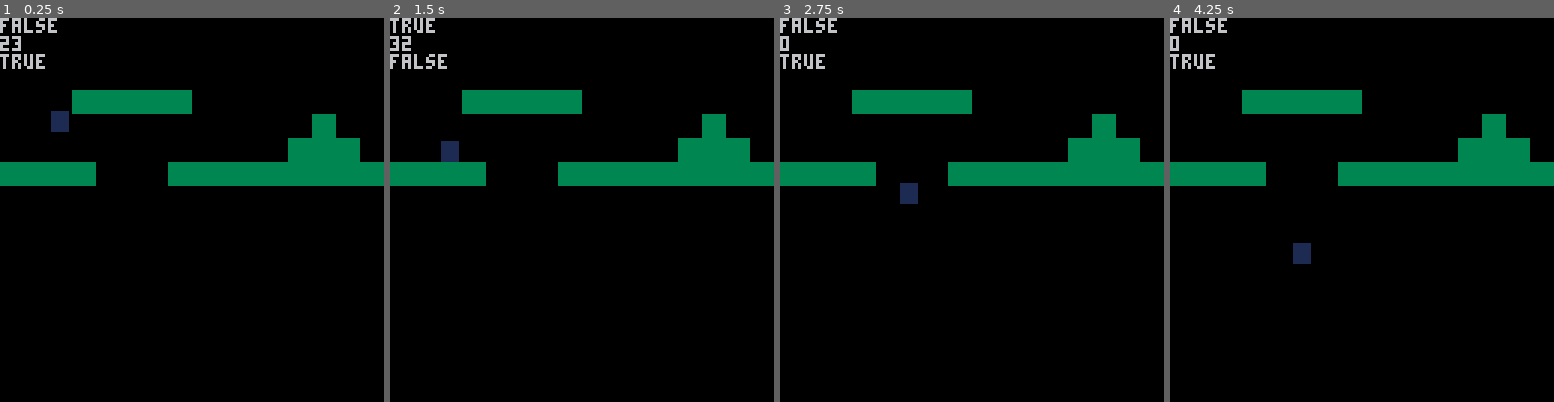
Above: before the commit, frames 1-4 (left to right).
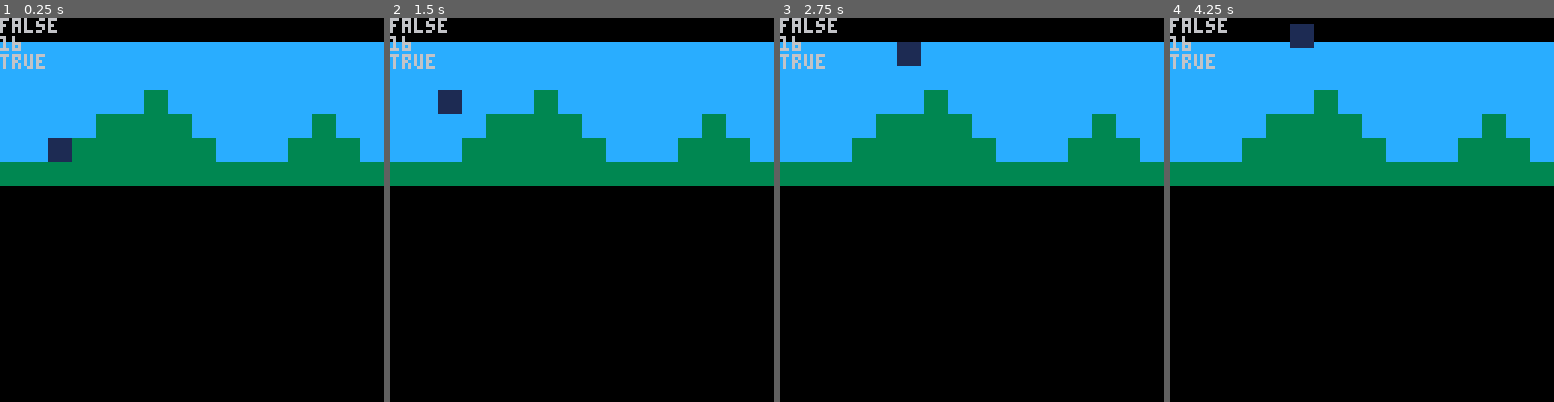
Above: after the commit, the same moments.

Repository: alainpuron/pico-8
Game: PICO-8 cartridge jumping_flag.p8
Same seed, same stepped clock (60 frames per second), same inputs: the game is played once before the commit and once after it.
Inputs:
- Up to frame 1 (0.25 s): no input
- Up to frame 2 (1.5 s): tap X (X key) at 0.33, 1.07 s
- Up to frame 3 (2.75 s): hold Right 1.6-2.1 s; tap X (X key) at 1.85 s; hold Up 2.15-2.42 s; hold Right from 2.47 s (still down)
- Up to frame 4 (4.25 s): tap X (X key) at 2.97, 4.08 s; release Right at 3.03 s; hold Left 3.08-3.58 s; hold Down 3.63-3.97 s; hold Right from 4.02 s (still down)

The runs differ from the first frame. In frame 1, 30% of the frame differs, in the area x 0-100%, y 4-44%; in frame 2, 30%; in frame 3, 30%; in frame 4, 31%, in the area x 0-100%, y 1-65%.

Commit message:
Add files via upload

Diff:
--- a/jumping_flag.p8
+++ b/jumping_flag.p8
@@ -52,10 +53,10 @@
 
 -- what tile is it?
 
-function is_tile(tile_type,x,y)
+function is_tile(tile_type,x,y,x2,y2)
 
 		-- what spr is the tile
-		tile =	mget(x,y)
+		tile =	mget(x,y,x2,y2)
 
 		-- tile has flag
 		has_flag = fget(tile,tile_type)
@@ -71,19 +72,22 @@
 
 function can_move(x,y)
 
+	x=plr.x + 7 / 8
+	y=plr.y + 7 / 8
+	x2 =flr(plr.x + 16) / 8
 	-- tile is not wall
-	return not is_tile(wall,x,y)
+	return not is_tile(wall,x,y,x2,y2)
 
 end
 
+
 function gravity(plr)
 
-		lastx = flr(plr.x + 8 / 8)
-		lasty =flr(plr.y + 8 / 8)
 
-		if can_move(lastx,lasty) then
-	 	plr.y+=0.1
-		end
+	-- check if both bottom corners can move down
+	if can_move() then
+		plr.y += 0.1
+	end
 
 end
 -->8
@@ -94,7 +98,7 @@
  -- player table
 	plr={}
 	plr.x = 2
-	plr.y	=	3
+	plr.y	=	5
 	plr.jump = 1/2
 	plr.speed = 1/8
 	plr.sp = 0
@@ -104,7 +108,7 @@
 
 function player_update()
 	move(plr)
-	gravity(plr)
+--	gravity(plr)
 end
 
 function player_draw()
@@ -119,6 +123,8 @@
 
 	if (btn(⬅️)) plr.x-=plr.speed
 	if (btn(➡️)) plr.x+=plr.speed
+	if (btn(⬆️)) plr.y-=plr.speed
+	if (btn(⬇️)) plr.y+=plr.speed
 	if(btn(❎)) plr.y-=plr.jump
 
 
@@ -133,22 +139,22 @@
 
 
 __gfx__
-00000000000000000000000000000000000000000000000000000000000000000000000000000000000000000000000000000000000000000000000000000000
-01111110000000000000000000000000000000000000000000000000000000000000000000000000000000000000000000000000000000000000000000000000
-01111110000000000000000000000000000000000000000000000000000000000000000000000000000000000000000000000000000000000000000000000000
-01111110000000000000000000000000000000000000000000000000000000000000000000000000000000000000000000000000000000000000000000000000
-01111110000000000000000000000000000000000000000000000000000000000000000000000000000000000000000000000000000000000000000000000000
-01111110000000000000000000000000000000000000000000000000000000000000000000000000000000000000000000000000000000000000000000000000
-01111110000000000000000000000000000000000000000000000000000000000000000000000000000000000000000000000000000000000000000000000000
-01111110000000000000000000000000000000000000000000000000000000000000000000000000000000000000000000000000000000000000000000000000
-00000000000000000000000000000000000000000000000000000000000000000000000000000000000000000000000000000000000000000000000000000000
-00000000000000000000000000000000000000000000000000000000000000000000000000000000000000000000000000000000000000000000000000000000
-00000000000000000000000000000000000000000000000000000000000000000000000000000000000000000000000000000000000000000000000000000000
-00000000000000000000000000000000000000000000000000000000000000000000000000000000000000000000000000000000000000000000000000000000
-00000000000000000000000000000000000000000000000000000000000000000000000000000000000000000000000000000000000000000000000000000000
-00000000000000000000000000000000000000000000000000000000000000000000000000000000000000000000000000000000000000000000000000000000
-00000000000000000000000000000000000000000000000000000000000000000000000000000000000000000000000000000000000000000000000000000000
-00000000000000000000000000000000000000000000000000000000000000000000000000000000000000000000000000000000000000000000000000000000
+11111111000000000000000000000000000000000000000000000000000000000000000000000000000000000000000000000000000000000000000000000000
+11111111000000000000000000000000000000000000000000000000000000000000000000000000000000000000000000000000000000000000000000000000
+11111111000000000000000000000000000000000000000000000000000000000000000000000000000000000000000000000000000000000000000000000000
+11111111000000000000000000000000000000000000000000000000000000000000000000000000000000000000000000000000000000000000000000000000
+11111111000000000000000000000000000000000000000000000000000000000000000000000000000000000000000000000000000000000000000000000000
+11111111000000000000000000000000000000000000000000000000000000000000000000000000000000000000000000000000000000000000000000000000
+11111111000000000000000000000000000000000000000000000000000000000000000000000000000000000000000000000000000000000000000000000000
+11111111000000000000000000000000000000000000000000000000000000000000000000000000000000000000000000000000000000000000000000000000
+cccccccc000000000000000000000000000000000000000000000000000000000000000000000000000000000000000000000000000000000000000000000000
+cccccccc000000000000000000000000000000000000000000000000000000000000000000000000000000000000000000000000000000000000000000000000
+cccccccc000000000000000000000000000000000000000000000000000000000000000000000000000000000000000000000000000000000000000000000000
+cccccccc000000000000000000000000000000000000000000000000000000000000000000000000000000000000000000000000000000000000000000000000
+cccccccc000000000000000000000000000000000000000000000000000000000000000000000000000000000000000000000000000000000000000000000000
+cccccccc000000000000000000000000000000000000000000000000000000000000000000000000000000000000000000000000000000000000000000000000
+cccccccc000000000000000000000000000000000000000000000000000000000000000000000000000000000000000000000000000000000000000000000000
+cccccccc000000000000000000000000000000000000000000000000000000000000000000000000000000000000000000000000000000000000000000000000
 33333333000000000000000000000000000000000000000000000000000000000000000000000000000000000000000000000000000000000000000000000000
 33333333000000000000000000000000000000000000000000000000000000000000000000000000000000000000000000000000000000000000000000000000
 33333333000000000000000000000000000000000000000000000000000000000000000000000000000000000000000000000000000000000000000000000000
@@ -170,9 +176,9 @@
 0000000000000000000000000000000000000000000000000000000000000000000000000000000000000000000000000000000000000000000000000000000000000000000000000000000000000000000000000000000000000000000000000000000000000000000000000000000000000000000000000000000000000000
 __map__
 0000000000000000000000000000000000000000000000000000000000000000000000000000000000000000000000000000000000000000000000000000000000000000000000000000000000000000000000000000000000000000000000000000000000000000000000000000000000000000000000000000000000000000
-0000002424000000000000000000000000000000000000000000000000000000000000000000000000000000000000000000000000000000000000000000000000000000000000000000000000000000000000000000000000000000000000000000000000000000000000000000000000000000000000000000000000000000
-2424242424000000000000000000000000000000000000000000000000000000000000000000000000000000000000000000000000000000000000000000000000000000000000000000000000000000000000000000000000000000000000000000000000000000000000000000000000000000000000000000000000000000
-0000002020202020242424242400000000000000000000000000000000000000000000000000000000000000000000000000000000000000000000000000000000000000000000000000000000000000000000000000000000000000000000000000000000000000000000000000000000000000000000000000000000000000
-0017171717000000000000310020000000000000000000000000000000000000000000000000000000000000000000000000000000000000000000000000000000000000000000000000000000000000000000000000000000000000000000000000000000000000000000000000000000000000000000000000000000000000
-1717171717171717211731312020200000000000000000000000000000000000000000000000000000000000000000000000000000000000000000000000000000000000000000000000000000000000000000000000000000000000000000000000000000000000000000000000000000000000000000000000000000000000
-2020202021212120202020202020202000000000000000000000000000000000000000000000000000000000000000000000000000000000000000000000000000000000000000000000000000000000000000000000000000000000000000000000000000000000000000000000000000000000000000000000000000000000
+1010101010101010101010101010101000000000000000000000000000000000000000000000000000000000000000000000000000000000000000000000000000000000000000000000000000000000000000000000000000000000000000000000000000000000000000000000000000000000000000000000000000000000
+1010101010101010101010101010101000000000000000000000000000000000000000000000000000000000000000000000000000000000000000000000000000000000000000000000000000000000000000000000000000000000000000000000000000000000000000000000000000000000000000000000000000000000
+1010101010102010101010101010101000000000000000000000000000000000000000000000000000000000000000000000000000000000000000000000000000000000000000000000000000000000000000000000000000000000000000000000000000000000000000000000000000000000000000000000000000000000
+1010101020202020101010101020101000000000000000000000000000000000000000000000000000000000000000000000000000000000000000000000000000000000000000000000000000000000000000000000000000000000000000000000000000000000000000000000000000000000000000000000000000000000
+1010102020202020201010102020201000000000000000000000000000000000000000000000000000000000000000000000000000000000000000000000000000000000000000000000000000000000000000000000000000000000000000000000000000000000000000000000000000000000000000000000000000000000
+2020202020202020202020202020202000000000000000000000000000000000000000000000000000000000000000000000000000000000000000000000000000000000000000000000000000000000000000000000000000000000000000000000000000000000000000000000000000000000000000000000000000000000
